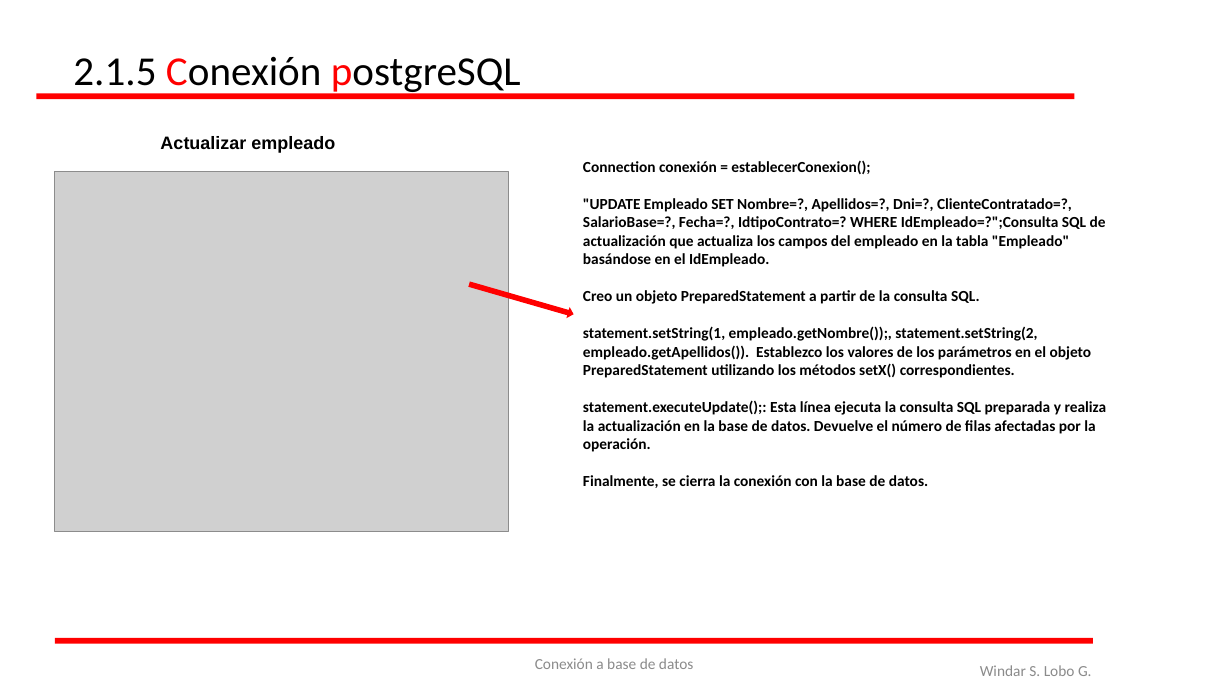
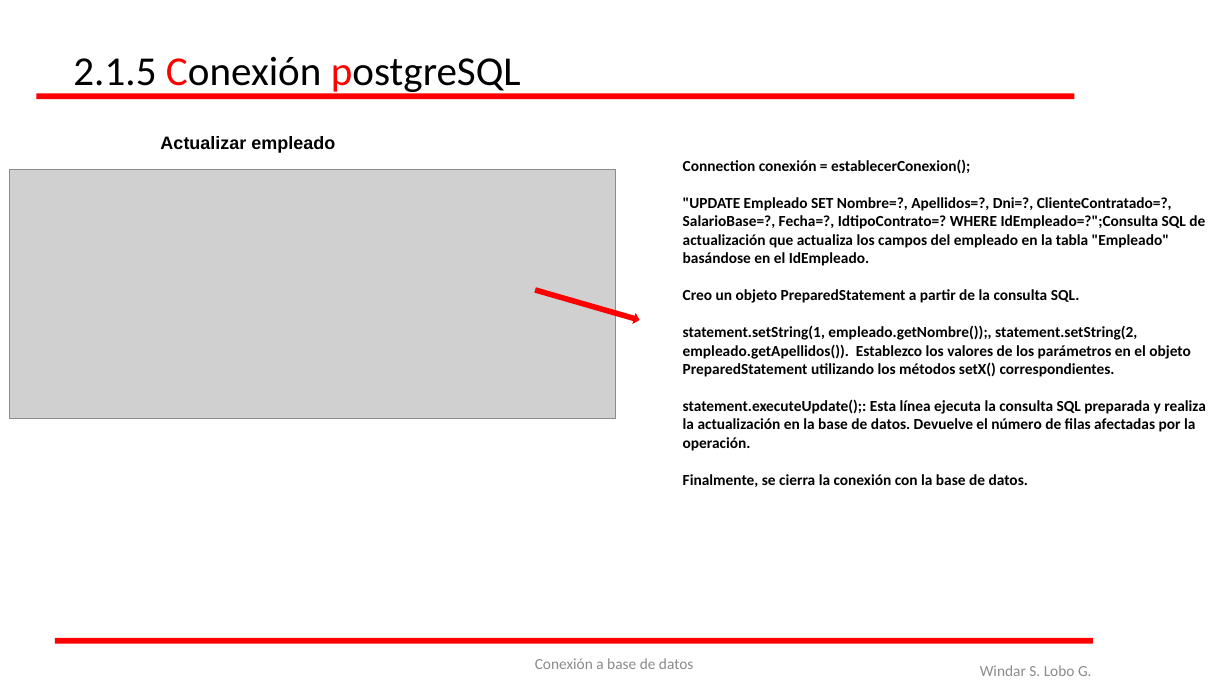
Before and after one commit to WindaLobo/Programacion, a slide deck: slide 11 of Programacion_3_Evaluacion/ConexionSql/BaseDeDatos.pptx. Drawn at 1232x693 pixels with LibreOffice and Linux fonts; fonts in the diff are those of the drawing; grey boxes stand for pictures. Boxes give left, top, right and bottom in pixels: in the first picture for what was removed or moved away, otherwise in the second. Text is boxed around its words. In the diff, an @@ line names an element or a change of style, - is before the commit and + after.

Commit message:
Actualización

```diff
--- a/Programacion_3_Evaluacion/ConexionSql/BaseDeDatos.pptx
+++ b/Programacion_3_Evaluacion/ConexionSql/BaseDeDatos.pptx
@@ picture: place and size @@
-picture at bbox=[55, 171, 508, 531]
+picture at bbox=[10, 169, 616, 419]
@@ text "Connection conexión = establecerConexion();": place and size @@
-text "Connection conexión = establecerConexion();" at bbox=[583, 160, 1107, 488]
+text "Connection conexión = establecerConexion();" at bbox=[683, 159, 1206, 487]
@@ right arrow: place and size @@
-right arrow at bbox=[469, 280, 574, 318]
+right arrow at bbox=[534, 286, 640, 323]
```
Also in this commit, not shown: 1 other slide changed.
